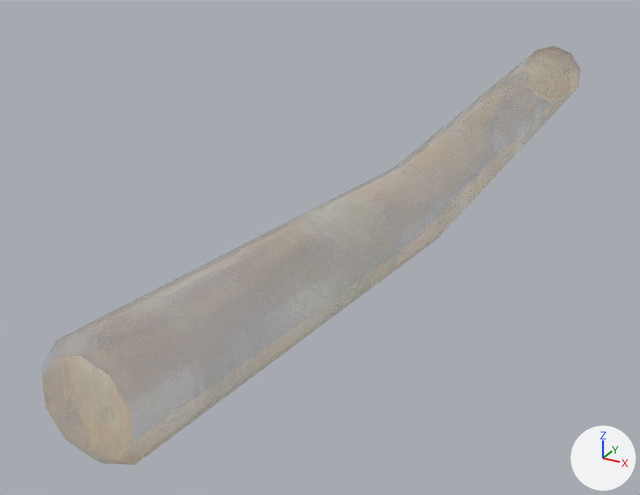
Renders of the FBX model Assets/Models/Props/Tronk/Tronk_Variant.fbx from each side of a commit.
Rendered twice from a camera (50 mm lens) standing at (0.433, -0.981, 0.457) and looking at (-0.058, -0.089, 0.011). Arrows for +X, +Y and +Z are at lower right; the lights stay in place. Where no turn or scale is listed for an object, it has been applied to the vertices.

The scene before the commit, as lines of its bpy script (objects in view):
```python
mat_pozzo_water_well = bpy.data.materials.new('pozzo:Water_Well')
mat_pozzo_water_well.use_nodes = True; mat_pozzo_water_well.node_tree.nodes.clear()
_N = mat_pozzo_water_well.node_tree.nodes; _L = mat_pozzo_water_well.node_tree.links
n0 = _N.new('ShaderNodeBsdfPrincipled'); n0.name = 'Principled BSDF'
n0.inputs[2].default_value = 0.749  # 'Roughness'
n1 = _N.new('ShaderNodeOutputMaterial'); n1.name = 'Material Output'
n2 = _N.new('ShaderNodeTexImage'); n2.name = 'Image Texture'
n2.image = img_color_water_wall_png
n3 = _N.new('ShaderNodeTexImage'); n3.name = 'Image Texture.001'
n3.image = img_color_water_wall_png
_L.new(n2.outputs[0], n0.inputs[0])  # 'Color' to 'Base Color'
_L.new(n3.outputs[0], n0.inputs[4])  # 'Color' to 'Alpha'
_L.new(n0.outputs[0], n1.inputs[0])  # 'BSDF' to 'Surface'
me_mesh = bpy.data.meshes.new('Mesh')
me_mesh.from_pydata(...)  # 50 vertices, 48 faces; spans x -0.05..0.05, y -0.599..0.599, z -0.073..0.073
me_mesh.materials.append(mat_pozzo_water_well)
ob_tronk_variant = bpy.data.objects.new('Tronk_Variant', me_mesh)
ob_tronk_variant.location = (0.037, -0.001, 0.083)
```
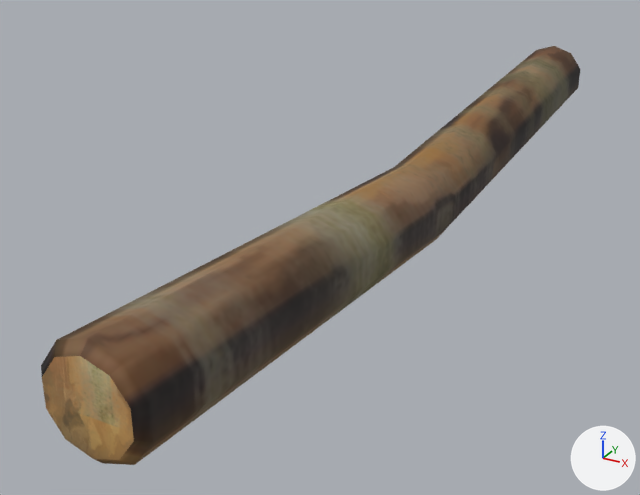
Pixel boxes (x1, y1, x2, y2) of what changed, in the pictures (640 x 495 px):
'Tronk_Variant', surface changed: (41, 46, 580, 465) in both

Edits to the bpy script that builds the scene:
```text
Change img_color_water_wall_png:
    img_color_water_wall_png: load_image('Color_Water_Wall.png', '../Well/Color_Water_Wall.png', 1024, 1024, 'Non-Color') -> load_image('Color_Water_Wall.png', '../Well/Color_Water_Wall.png', 1024, 1024, 'sRGB')
Change mat_pozzo_water_well:
    remove n3 = _N.new('ShaderNodeTexImage'); n3.name = 'Image Texture.001'
    remove n3.image = img_color_water_wall_png
    where n0 = _N.new('ShaderNodeBsdfPrincipled'); n0.name = 'Principled BSDF'
    remove _L.new(n3.outputs[0], n0.inputs[4])  # 'Color' to 'Alpha'
```
